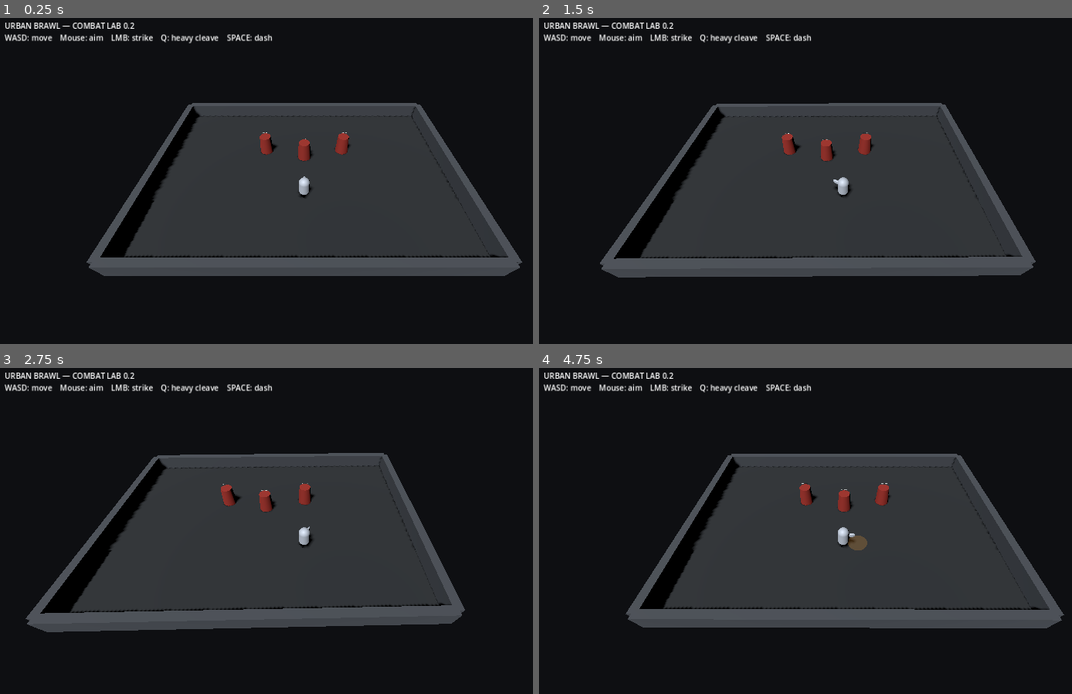
Above: before the commit, frames 1-4 (two rows, left to right).
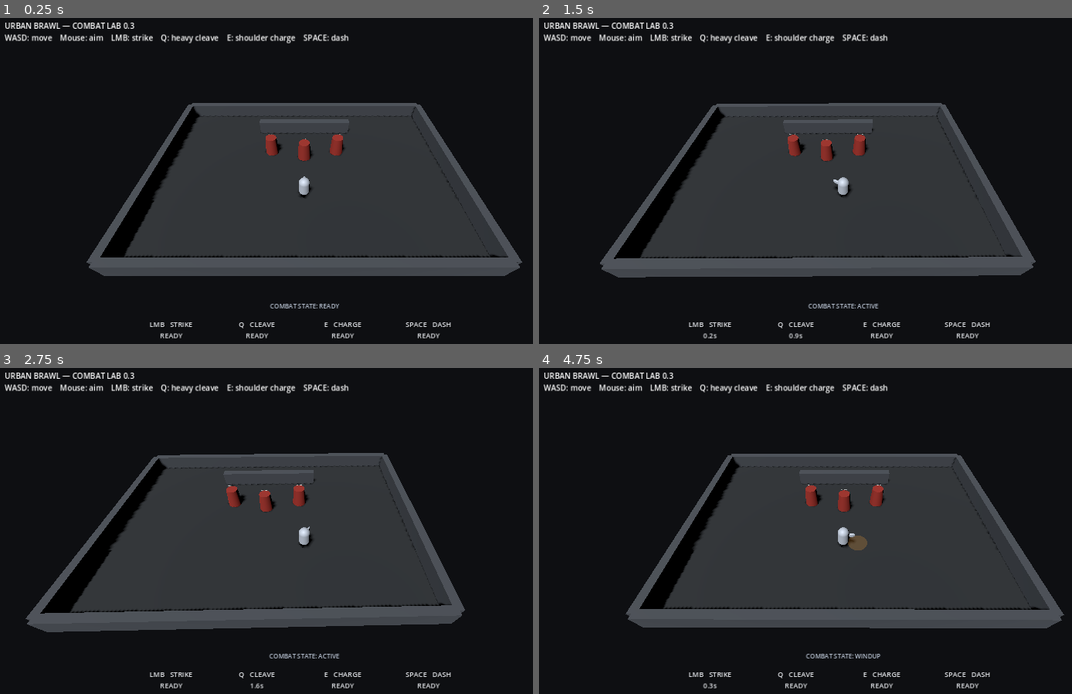
Above: after the commit, the same moments.

Repository: drok123/UrbanBrawl
Game: Godot game, scene res://scenes/arena/combat_lab.tscn
Two runs of this game, one before a commit and one after it. Both use one fixed random seed, a clock stepped at 60 frames per second and the inputs below.
Inputs (mouse positions are in pixels of both pictures, inside the frame that each line leads up to):
- Up to frame 1 (0.25 s): no input
- Up to frame 2 (1.5 s): tap Enter at 0.5 s; move the mouse to (981, 167) at 0.52 s; hold D 0.53-1.25 s; hold Q 0.53-1.25 s; click (981, 167) at 0.67 s; tap Space at 0.77 s; drag from (720, 203) to (810, 255) at 1.27 s
- Up to frame 3 (2.75 s): move the mouse to (367, 459) at 2.02 s; hold D from 2.03 s (still down); hold Q from 2.03 s (still down); click (367, 459) at 2.17 s
- Up to frame 4 (4.75 s): release D at 2.75 s; release Q at 2.75 s; drag from (810, 605) to (656, 485) at 2.77 s; move the mouse to (1029, 589) at 3.52 s; hold A 3.53-4.25 s; hold Q 3.53-4.25 s; click (1029, 589) at 3.67 s; tap Space at 3.77 s; drag from (656, 485) to (752, 449) at 4.27 s

The runs differ from the first frame. In frame 1, 1.5% of the frame differs, in the area x 24-85%, y 1-99%; in frame 2, 1.4%; in frame 3, 1.4%; in frame 4, 1.5%.

Commit message:
Build Combat Lab 0.3 telegraph and cooldown test arena

Diff:
--- a/scenes/arena/combat_lab.tscn
+++ b/scenes/arena/combat_lab.tscn
@@ -1,8 +1,9 @@
-[gd_scene load_steps=17 format=3]
+[gd_scene load_steps=18 format=3]
 
 [ext_resource type="Script" path="res://scripts/movement/player_controller.gd" id="1_player"]
 [ext_resource type="Script" path="res://scripts/camera/top_down_camera.gd" id="2_camera"]
 [ext_resource type="Script" path="res://scripts/combat/training_dummy.gd" id="3_dummy"]
+[ext_resource type="Script" path="res://scripts/ui/combat_hud.gd" id="4_hud"]
 
 [sub_resource type="StandardMaterial3D" id="FloorMaterial"]
 albedo_color = Color(0.16, 0.175, 0.19, 1)
@@ -112,6 +113,16 @@
 [node name="Collision" type="CollisionShape3D" parent="EastWall"]
 shape = SubResource("WallShapeShort")
 
+[node name="PracticeWall" type="StaticBody3D" parent="."]
+position = Vector3(0, 0.75, -6.4)
+scale = Vector3(0.36, 1, 1)
+
+[node name="Mesh" type="MeshInstance3D" parent="PracticeWall"]
+mesh = SubResource("WallMeshLong")
+
+[node name="Collision" type="CollisionShape3D" parent="PracticeWall"]
+shape = SubResource("WallShapeLong")
+
 [node name="Player" type="CharacterBody3D" parent="."]
 position = Vector3(0, 0.95, 3.0)
 script = ExtResource("1_player")
@@ -144,7 +155,7 @@
 text = "300 / 300"
 
 [node name="DummyB" type="CharacterBody3D" parent="."]
-position = Vector3(-4.0, 0.9, -3.0)
+position = Vector3(-3.4, 0.9, -2.8)
 script = ExtResource("3_dummy")
 
 [node name="Mesh" type="MeshInstance3D" parent="DummyB"]
@@ -160,7 +171,7 @@
 text = "300 / 300"
 
 [node name="DummyC" type="CharacterBody3D" parent="."]
-position = Vector3(4.0, 0.9, -3.0)
+position = Vector3(3.4, 0.9, -2.8)
 script = ExtResource("3_dummy")
 
 [node name="Mesh" type="MeshInstance3D" parent="DummyC"]
@@ -186,7 +197,83 @@
 [node name="Instructions" type="Label" parent="HUD"]
 offset_left = 24.0
 offset_top = 20.0
-offset_right = 760.0
-offset_bottom = 104.0
+offset_right = 980.0
+offset_bottom = 108.0
 theme_override_font_sizes/font_size = 20
-text = "URBAN BRAWL — COMBAT LAB 0.2\nWASD: move    Mouse: aim    LMB: strike    Q: heavy cleave    SPACE: dash"
+text = "URBAN BRAWL — COMBAT LAB 0.3\nWASD: move    Mouse: aim    LMB: strike    Q: heavy cleave    E: shoulder charge    SPACE: dash"
+
+[node name="CombatHUD" type="Control" parent="HUD"]
+layout_mode = 3
+anchors_preset = 15
+anchor_right = 1.0
+anchor_bottom = 1.0
+grow_horizontal = 2
+grow_vertical = 2
+mouse_filter = 2
+script = ExtResource("4_hud")
+player_path = NodePath("../../Player")
+
+[node name="Phase" type="Label" parent="HUD/CombatHUD"]
+offset_left = 620.0
+offset_top = 748.0
+offset_right = 980.0
+offset_bottom = 778.0
+theme_override_colors/font_color = Color(0.72, 0.76, 0.82, 1)
+theme_override_font_sizes/font_size = 16
+text = "COMBAT STATE: READY"
+horizontal_alignment = 1
+
+[node name="AbilityBar" type="HBoxContainer" parent="HUD/CombatHUD"]
+offset_left = 350.0
+offset_top = 785.0
+offset_right = 1250.0
+offset_bottom = 860.0
+theme_override_constants/separation = 12
+
+[node name="Basic" type="Label" parent="HUD/CombatHUD/AbilityBar"]
+custom_minimum_size = Vector2(210, 64)
+layout_mode = 2
+theme_override_colors/font_color = Color(0.92, 0.93, 0.95, 1)
+theme_override_colors/font_shadow_color = Color(0, 0, 0, 0.8)
+theme_override_constants/shadow_offset_x = 2
+theme_override_constants/shadow_offset_y = 2
+theme_override_font_sizes/font_size = 18
+text = "LMB   STRIKE\nREADY"
+horizontal_alignment = 1
+vertical_alignment = 1
+
+[node name="Cleave" type="Label" parent="HUD/CombatHUD/AbilityBar"]
+custom_minimum_size = Vector2(210, 64)
+layout_mode = 2
+theme_override_colors/font_color = Color(0.92, 0.93, 0.95, 1)
+theme_override_colors/font_shadow_color = Color(0, 0, 0, 0.8)
+theme_override_constants/shadow_offset_x = 2
+theme_override_constants/shadow_offset_y = 2
+theme_override_font_sizes/font_size = 18
+text = "Q   CLEAVE\nREADY"
+horizontal_alignment = 1
+vertical_alignment = 1
+
+[node name="Charge" type="Label" parent="HUD/CombatHUD/AbilityBar"]
+custom_minimum_size = Vector2(210, 64)
+layout_mode = 2
+theme_override_colors/font_color = Color(0.92, 0.93, 0.95, 1)
+theme_override_colors/font_shadow_color = Color(0, 0, 0, 0.8)
+theme_override_constants/shadow_offset_x = 2
+theme_override_constants/shadow_offset_y = 2
+theme_override_font_sizes/font_size = 18
+text = "E   CHARGE\nREADY"
+horizontal_alignment = 1
+vertical_alignment = 1
+
+[node name="Dash" type="Label" parent="HUD/CombatHUD/AbilityBar"]
+custom_minimum_size = Vector2(210, 64)
+layout_mode = 2
+theme_override_colors/font_color = Color(0.92, 0.93, 0.95, 1)
+theme_override_colors/font_shadow_color = Color(0, 0, 0, 0.8)
+theme_override_constants/shadow_offset_x = 2
+theme_override_constants/shadow_offset_y = 2
+theme_override_font_sizes/font_size = 18
+text = "SPACE   DASH\nREADY"
+horizontal_alignment = 1
+vertical_alignment = 1
